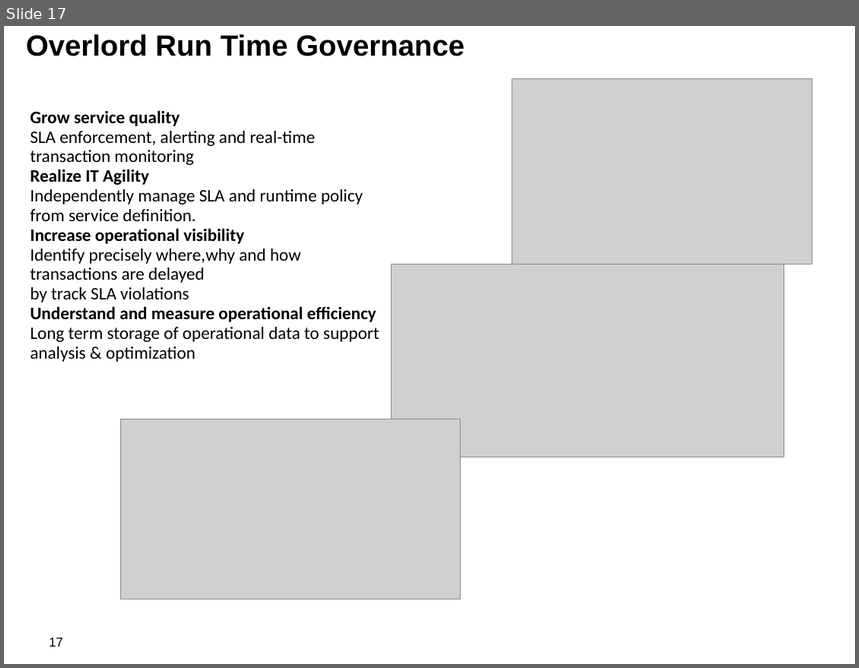
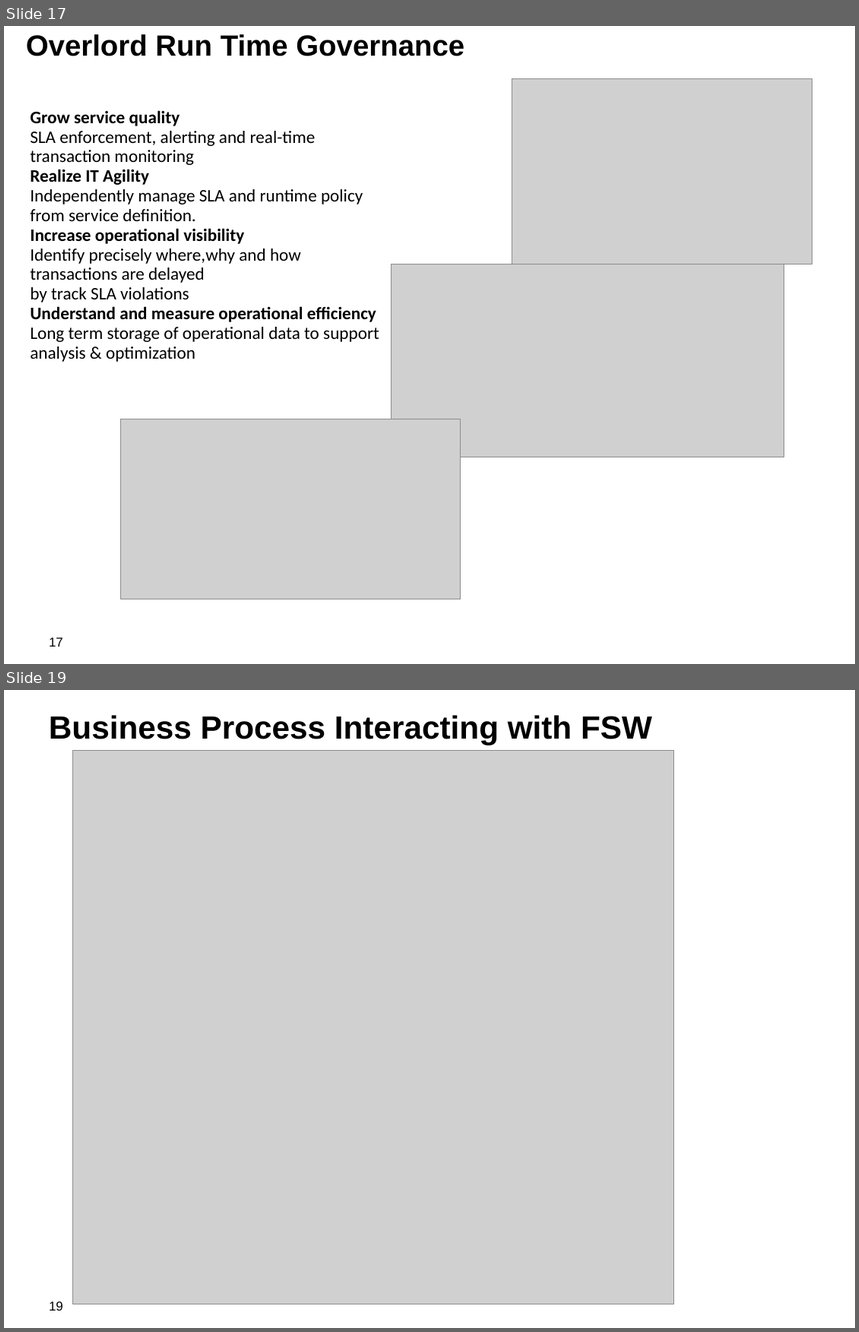
Before and after one commit to jbossdemocentral/bpms-fsw-integration-demo, a slide deck: docs/Demo Overview.odp. Shown one above the other, each under a label of ours: slide 17 before the commit, slides 17 and 19 after it; the slides between them are not shown. The pictures are 859x668 and 859x1332 pixels, drawn with LibreOffice and Linux fonts; fonts in the diff are those of the drawing; grey boxes stand for pictures; background and template pictures are left out. Boxes give left, top, right and bottom in pixels: in the first picture for what was removed or moved away, otherwise in the second. Text is boxed around its words. In the diff, an @@ line names an element or a change of style, - is before the commit and + after.

```diff
--- a/docs/Demo Overview.odp
+++ b/docs/Demo Overview.odp
@@ slide 19 added at [4,690,855,1328], background #FFFFFF; not listed: 1 template element that a slide beside it also shows @@
@@ title added at [49,715,652,745], 30 pt, text #000000, bold @@
+Business Process Interacting with FSW
@@ picture added at [72,750,674,1305] @@
```
Also in this commit, not shown: 2 other slides added, 6 other files.
